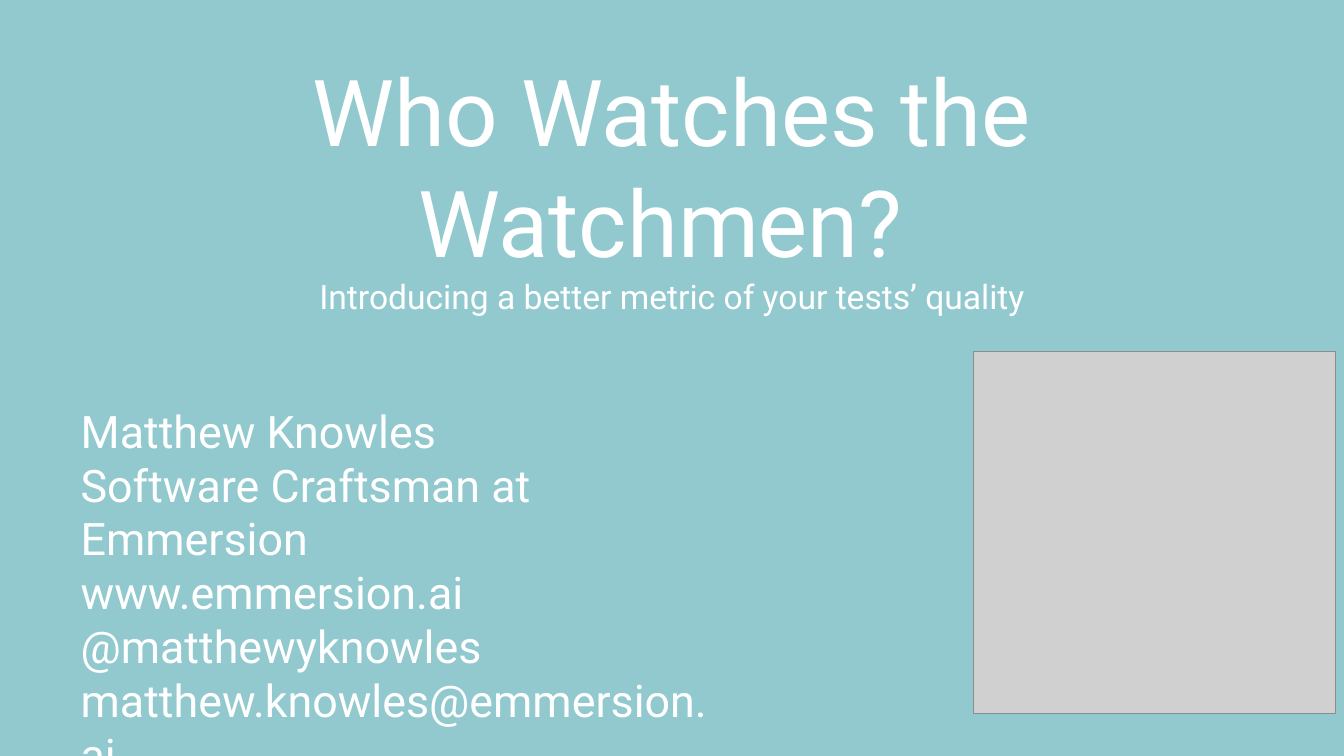
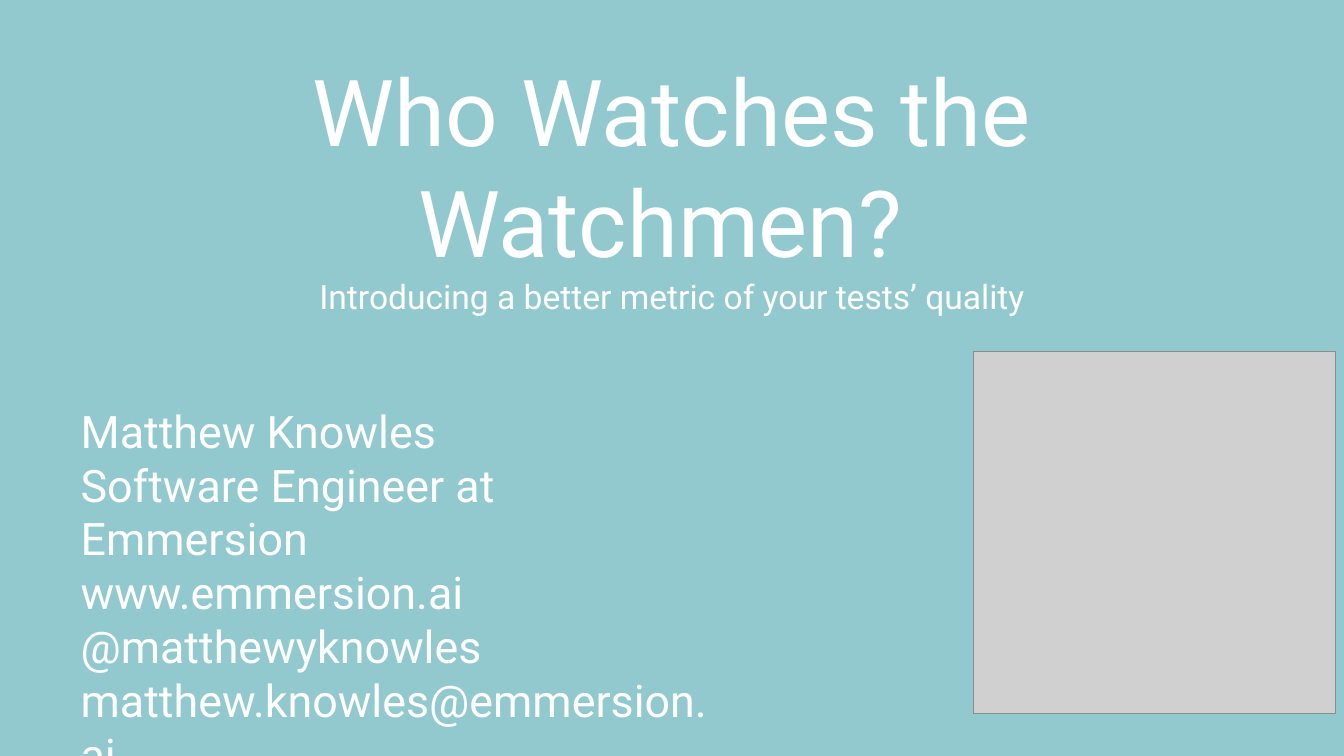
Before and after one commit to MatthewYKnowles/scenic-city-summit-2020, a slide deck: slide 3 of Who Watches the Watchmen.pptx. Drawn at 1344x756 pixels with LibreOffice and Linux fonts; fonts in the diff are those of the drawing; grey boxes stand for pictures. Boxes give left, top, right and bottom in pixels: in the first picture for what was removed or moved away, otherwise in the second. Text is boxed around its words. In the diff, an @@ line names an element or a change of style, - is before the commit and + after.

```diff
--- a/Who Watches the Watchmen.pptx
+++ b/Who Watches the Watchmen.pptx
@@ text at (81,468,494,556): text changed @@
-Software Craftsman at Emmersion
+Software Engineer at Emmersion
```
Also in this commit, not shown: 1 slide added, 2 other files.
